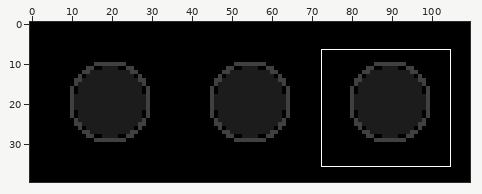
Edited in one commit: animated GIF sprite (assets/images/led/13_all_flash.gif). The picture above shows the old version from afar; the outline marks the close-up.
Close-up. Before the edit:
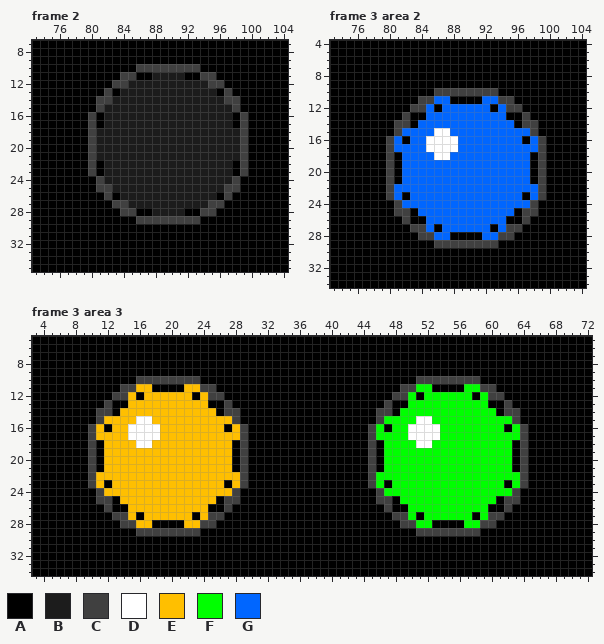
The file is 110x40 pixels, 10 frames. Shown: frame 2: x 73..104, y 7..35; frame 3 area 2: x 73..104, y 4..34; frame 3 area 3: x 3..72, y 5..34. The commit also changed other frames or places, which this record leaves out.
Palette (. is transparent): A #000000  B #1c1c1c  C #404040  D #ffffff  E #ffbf00  F #00ff00  G #0066ff
Once edited:
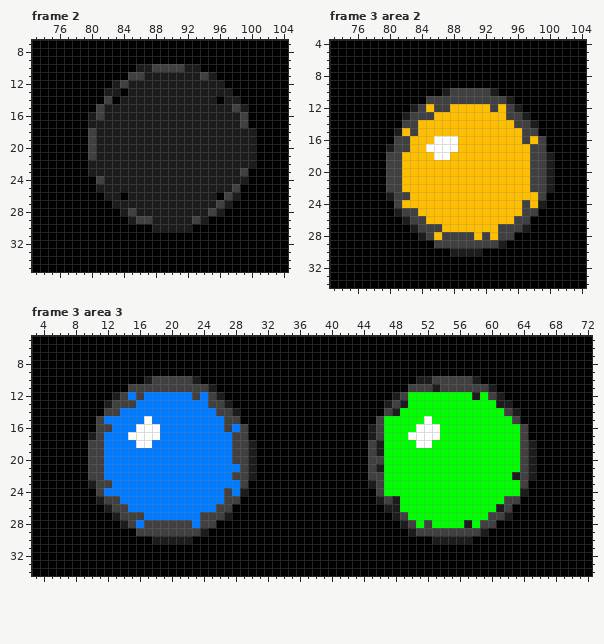
Difference:
colour E: #ffbf00 -> #007aff
colour G: #0066ff -> #ffbf00
Changed rows in their new state; - is a pixel that keeps its letter.
Frame 2:
first column x 80:
10 ------BB----BB-------
11 ----A-CB----BB-B-----
12 ---B-----------BB----
13 --BBA-----------BB---
14 -A-A------------ABB--
15 -------------------B-
16 BC----------------B--
17 BB----------------B--
18 -------------------BB
19 -------------------BB
20 -------------------BB
21 -------------------BB
22 BB----------------BBB
23 BB----------------B--
24 ------------------BB-
25 -BB--------------B---
26 --BBA-------------B--
27 ---BB----------B-B---
28 ----B-BB----BBB-B----
29 -----B--BBBBB-B------
30 --------BBBBB--------
Frame 3 area 2:
first column x 80:
10 ------AB-----B-------
11 ----A-CCCCCCCC-B-----
12 ---B--CC-----C--B----
13 --BCCC---------CCB---
14 -A-C------------C-B--
15 -B-C--GG---------C---
16 ACC--G-----------C---
17 BCC---------------C--
18 -C----------------C-B
19 -C----------------C-B
20 -C----------------C-B
21 -C----------------C-B
22 -C----------------C-B
23 BCC--------------G---
24 -----------------CGB-
25 -B-C------------G----
26 --BCC----------GC----
27 ---B-CC------GC--B---
28 ----B--CCCCGC--------
29 --------------B------
30 --------BBBB---------
Frame 3 area 3:
first column x 10:
10 ------AB-----B---------------------------BB-----B-------
11 ----A-CCCCCCCC-B-----------------------A-CCBCCCCC-B-----
12 ---B--C------C--B---------------------B--F------B--B----
13 --BCCC---------CCB-------------------BCB----------FBB---
14 -A-C------------C-B-----------------A-B------------F-B--
15 ------E----------C-----------------------F--------------
16 ACC--E-----------C-----------------BCF--F-----------F---
17 BC----------------C----------------BC-------------------
18 -C----------------C-B---------------B----------------F-B
19 -C----------------C-B---------------B----------------F-B
20 -C----------------C-B---------------C----------------F-B
21 -C----------------E-B---------------B----------------F-B
22 -C----------------C-B---------------C----------------B-B
23 BCC--------------E-----------------BCF--------------F---
24 -----------------CEB---------------------------------FB-
25 -B-C------------E-------------------B-B------------F----
26 --BCC----------EC--------------------BBF----------FB----
27 ---B-CC------EC--B--------------------B--F------F---B---
28 ----B--CCCCCC--------------------------B--CFFFFB--------
29 --------------B-------------------------B--------B------
30 --------BBBBB------------------------------BBBBB--------
Changed places in both close-ups, as pixel boxes (x1, y1, x2, y2):
changed: (88, 64, 256, 232)
changed: (386, 88, 554, 256)
changed: (88, 376, 256, 544)
changed: (368, 376, 536, 544)
